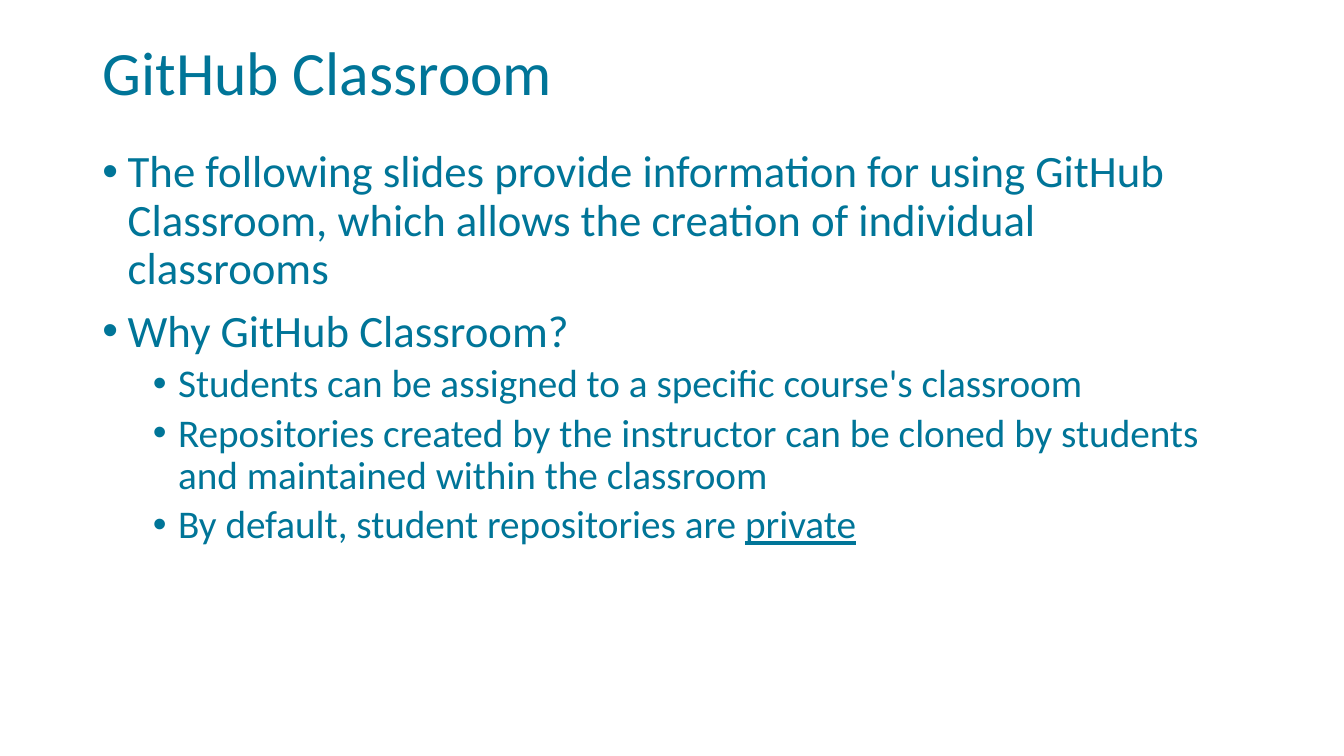
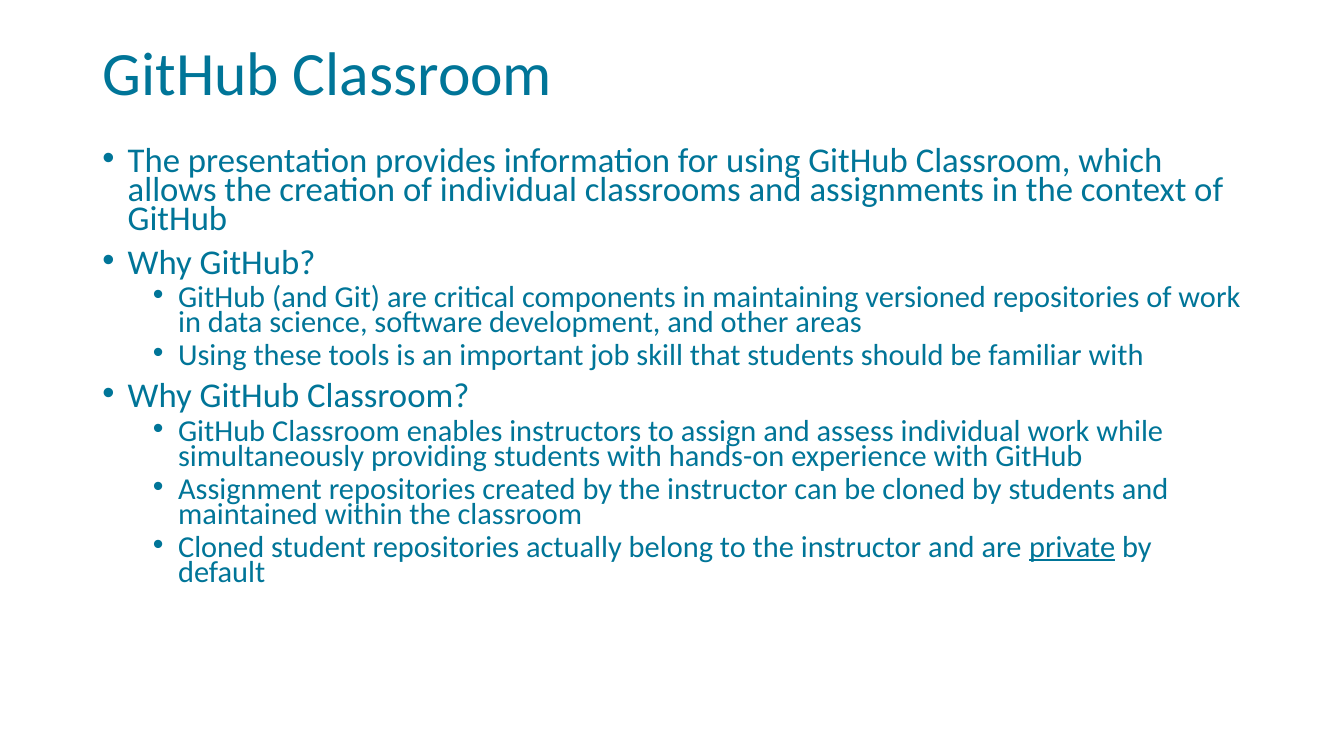
Before and after one commit to FSCJ-FacultyDev/HITEC2023, a slide deck: slide 2 of GitHubClassroom-Instructor.pptx. Drawn at 1344x756 pixels with LibreOffice and Linux fonts; fonts in the diff are those of the drawing; background and template pictures are left out. Boxes give left, top, right and bottom in pixels: in the first picture for what was removed or moved away, otherwise in the second. Text is boxed around its words. In the diff, an @@ line names an element or a change of style, - is before the commit and + after.

```diff
--- a/GitHubClassroom-Instructor.pptx
+++ b/GitHubClassroom-Instructor.pptx
@@ text at [128, 148, 1240, 371]: text changed; size 32 to 21.7 pt @@
-• The following slides provide information for using GitHub Classroom, which allows the creation of individual classrooms
+• The presentation provides information for using GitHub Classroom, which allows the creation of individual classrooms and assignments in the context of GitHub
+• Why GitHub?
+  • GitHub (and Git) are critical components in maintaining versioned repositories of work in data science, software development, and other areas
+  • Using these tools is an important job skill that students should be familiar with
@@ text at [128, 383, 469, 413]: size 32 to 24.8 pt in "Why GitHub Classroom?"; line spacing 0.9 to 0.7 @@
@@ text at [178, 420, 1168, 583]: text changed; size 28 to 21.7 pt @@
-  • Students can be assigned to a specific course's classroom
-  • Repositories created by the instructor can be cloned by students and maintained within the classroom
-  • By default, student repositories are private
+  • GitHub Classroom enables instructors to assign and assess individual work while simultaneously providing students with hands-on experience with GitHub
+  • Assignment repositories created by the instructor can be cloned by students and maintained within the classroom
+  • Cloned student repositories actually belong to the instructor and are private by default
```
Also in this commit, not shown: 11 other slides changed, 13 slides added, 2 slides removed.
